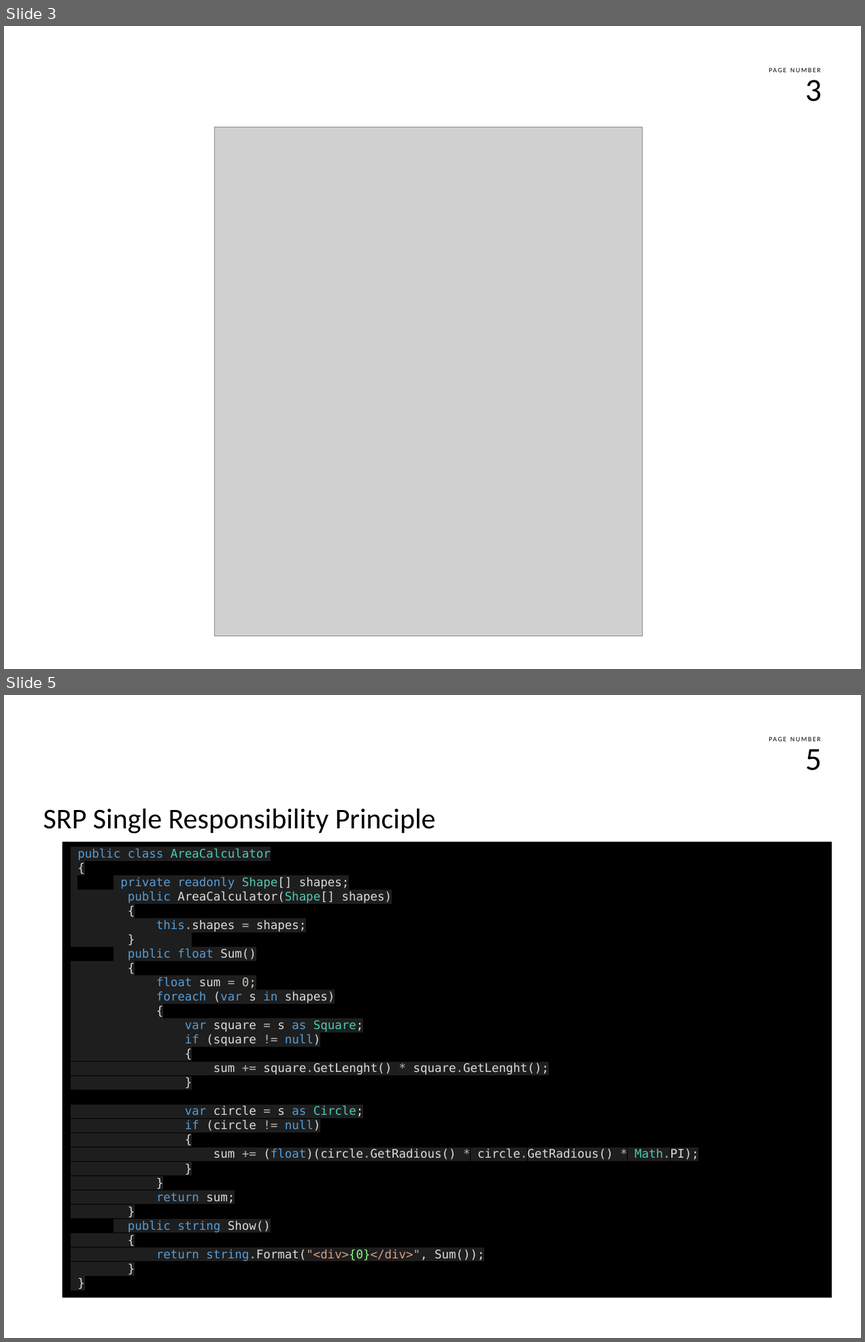
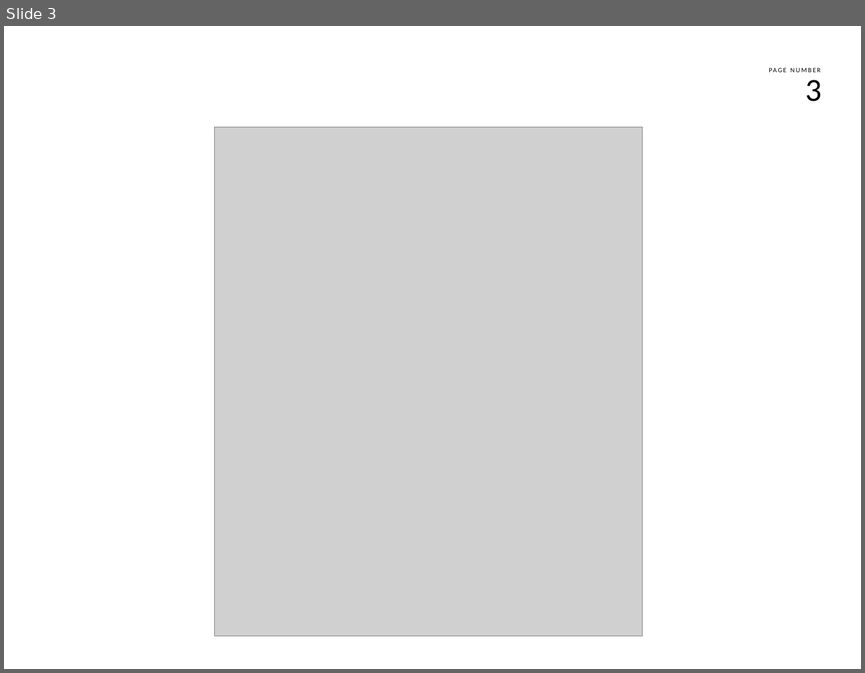
Before and after one commit to kentoo/NoIF, a slide deck: docs/noif.pptx. Shown one above the other, each under a label of ours: slides 3 and 5 before the commit, slide 3 after it; the slides between them are not shown. The pictures are 865x1342 and 865x673 pixels, drawn with LibreOffice and Linux fonts; fonts in the diff are those of the drawing; grey boxes stand for pictures; background and template pictures are left out. Boxes give left, top, right and bottom in pixels: in the first picture for what was removed or moved away, otherwise in the second. Text is boxed around its words. In the diff, an @@ line names an element or a change of style, - is before the commit and + after.

```diff
--- a/docs/noif.pptx
+++ b/docs/noif.pptx
@@ slide 5 removed at bbox=[4, 695, 861, 1338], background #FFFFFF; not listed: 2 template elements that a slide beside it also shows @@
@@ text removed at bbox=[43, 808, 436, 834] @@
-SRP Single Responsibility Principle
@@ rectangle removed at bbox=[62, 841, 832, 1297] @@
-public class AreaCalculator
-{
-private readonly Shape[] shapes;
-public AreaCalculator(Shape[] shapes)
-{
-this.shapes = shapes;
-}
-public float Sum()
-{
-float sum = 0;
-foreach (var s in shapes)
-{
-var square = s as Square;
-if (square != null)
-{
-sum += square.GetLenght() * square.GetLenght();
-}
-var circle = s as Circle;
-if (circle != null)
-{
-sum += (float)(circle.GetRadious() * circle.GetRadious() * Math.PI);
-}
-}
-return sum;
-}
-public string Show()
-{
-return string.Format("<div>{0}</div>", Sum());
-}
-}
```
Also in this commit, not shown: 1 slide added, 1 other slide removed, 4 other files.
